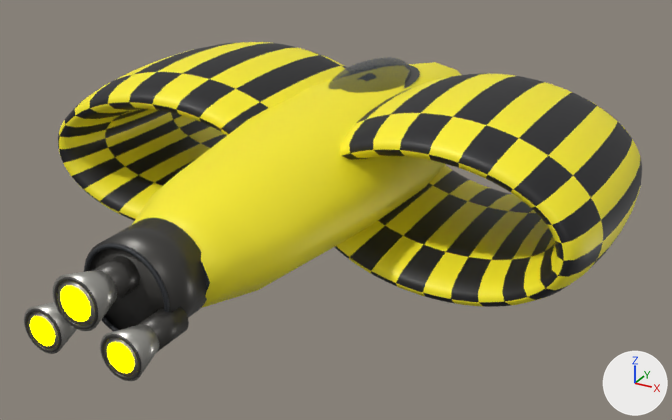
Renders of the glTF model ThoriumGap_JS/models/Ship_TwoHoop_428113.glb from each side of a commit.
Rendered twice from a camera (50 mm lens) standing at (3.37, -6.33, 2.62) and looking at (0.13, -0.43, -0.33). The lights are fixed; the arrows at lower right show +X, +Y and +Z. The older version comes first. Where no turn or scale is listed for an object, it has been applied to the vertices.

Before the edit, the objects in view are built like this:
```python
ob_enginebell_leftlower_afthullburnishednozzle = bpy.data.objects.new('EngineBell_LeftLower_AftHullBurnishedNozzle', me_enginebell_leftlower_afthullburnishednozzle_mesh)
ob_enginebell_leftlower_afthullburnishednozzle.location = (-0.285, -2.988, -0.125)
ob_engineemitter = bpy.data.objects.new('EngineEmitter', me_engineemitter)
ob_engineemitter.location = (0.0, 0.0, 0.0)
ob_fuselage_maincenteredhull_centerofmassatorigin = bpy.data.objects.new('Fuselage_MainCenteredHull_CenterOfMassAtOrigin', me_fuselage_maincenteredhull_centerofmassatorigin_mesh)
ob_fuselage_maincenteredhull_centerofmassatorigin.location = (0.0, 0.0, 0.0)
ob_hoop_left_structuralring_yaxishole_centertangent_aftswept = bpy.data.objects.new('Hoop_Left_StructuralRing_YAxisHole_CenterTangent_AftSwept', me_hoop_left_structuralring_yaxishole_centertangent_aftswept_mesh)
ob_hoop_left_structuralring_yaxishole_centertangent_aftswept.location = (0.0, 0.0, 0.0)
ob_hoop_right_structuralring_yaxishole_centertangent_aftswept = bpy.data.objects.new('Hoop_Right_StructuralRing_YAxisHole_CenterTangent_AftSwept', me_hoop_right_structuralring_yaxishole_centertangent_aftswept_mesh)
ob_hoop_right_structuralring_yaxishole_centertangent_aftswept.location = (0.0, 0.0, 0.0)
# also in view: 'EngineBlock_AftHullIntegratedMountPlate' at (0.0, -2.55, 0.0); 'EngineBell_CenterUpper_AftHullBurnishedNozzle' at (0.0, -2.99, 0.13); 'EngineBlock_AftHullDarkTrimRing' at (0.0, -2.74, 0.0); 'EngineThroat_CenterUpper_AftHullDarkSocket' at (0.0, -2.79, 0.13); 'EngineThroat_RightLower_AftHullDarkSocket' at (0.29, -2.79, -0.13)
```
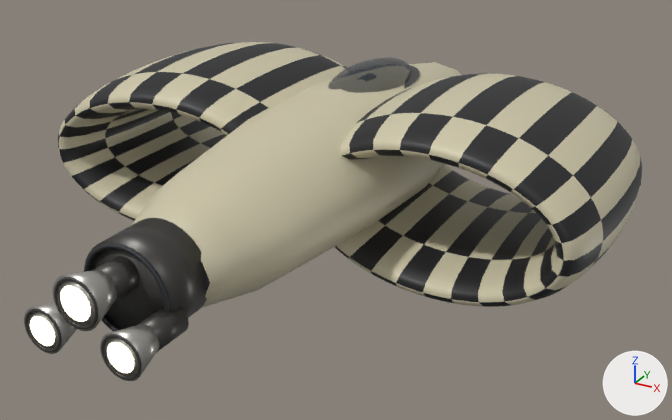
Patch to the scene script:
```diff
--- a/ThoriumGap_JS/models/Ship_TwoHoop_428113.glb.py
+++ b/ThoriumGap_JS/models/Ship_TwoHoop_428113.glb.py
@@ mat_engineglow @@
 mat_engineglow.roughness = 1.0
-mat_engineglow.emission_color = (1.0, 1.0, 0.0)  # yellow #ffff00
+mat_engineglow.emission_color = (0.62, 0.57, 0.4)  # beige #cec7aa
 mat_engineglow.emission_strength = 5.0
@@ mat_ship_twinhoopfamily_compacttwinring_ring_checkers_fullyellowwithblackdetails_seed428113_hull_main_fullyellowwithblackdetails @@
 mat_ship_twinhoopfamily_compacttwinring_ring_checkers_fullyellowwithblackdetails_seed428113_hull_main_fullyellowwithblackdetails = principled_material('Ship_TwinHoopFamily_CompactTwinRing_ring_checkers_FullYellowWithBlackDetails_Seed428113_Hull_Main_FullYellowWithBlackDetails')
-mat_ship_twinhoopfamily_compacttwinring_ring_checkers_fullyellowwithblackdetails_seed428113_hull_main_fullyellowwithblackdetails.base_color = (1.0, 0.88, 0.02)  # yellow #fff127
+mat_ship_twinhoopfamily_compacttwinring_ring_checkers_fullyellowwithblackdetails_seed428113_hull_main_fullyellowwithblackdetails.base_color = (0.62, 0.57, 0.4)  # beige #cec7aa
 mat_ship_twinhoopfamily_compacttwinring_ring_checkers_fullyellowwithblackdetails_seed428113_hull_main_fullyellowwithblackdetails.metallic = 0.04
@@ mat_ship_twinhoopfamily_compacttwinring_ring_checkers_fullyellowwithblackdetails_seed428113_paint_primary_fullyellowwithblackdetails @@
 mat_ship_twinhoopfamily_compacttwinring_ring_checkers_fullyellowwithblackdetails_seed428113_paint_primary_fullyellowwithblackdetails = principled_material('Ship_TwinHoopFamily_CompactTwinRing_ring_checkers_FullYellowWithBlackDetails_Seed428113_Paint_Primary_FullYellowWithBlackDetails')
-mat_ship_twinhoopfamily_compacttwinring_ring_checkers_fullyellowwithblackdetails_seed428113_paint_primary_fullyellowwithblackdetails.base_color = (1.0, 0.88, 0.02)  # yellow #fff127
+mat_ship_twinhoopfamily_compacttwinring_ring_checkers_fullyellowwithblackdetails_seed428113_paint_primary_fullyellowwithblackdetails.base_color = (0.62, 0.57, 0.4)  # beige #cec7aa
 mat_ship_twinhoopfamily_compacttwinring_ring_checkers_fullyellowwithblackdetails_seed428113_paint_primary_fullyellowwithblackdetails.metallic = 0.03
```

Changed parts and their boxes (x1, y1, x2, y2) in the pictures (672 x 420 px):
'Hoop_Right_StructuralRing_YAxisHole_CenterTangent_AftSwept', recoloured (yellow to beige)
    both: (335, 73, 642, 307)
'Fuselage_MainCenteredHull_CenterOfMassAtOrigin', recoloured (yellow to beige)
    both: (132, 62, 461, 308)
'Hoop_Left_StructuralRing_YAxisHole_CenterTangent_AftSwept', recoloured (yellow to beige)
    both: (58, 42, 347, 221)
'EngineEmitter', recoloured (yellow to beige)
    both: (30, 286, 134, 373)
